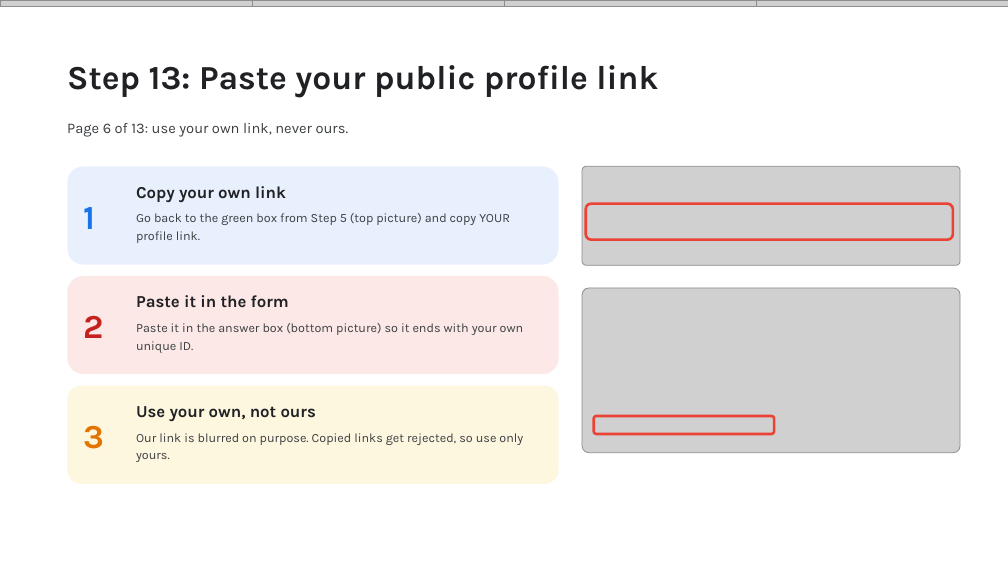
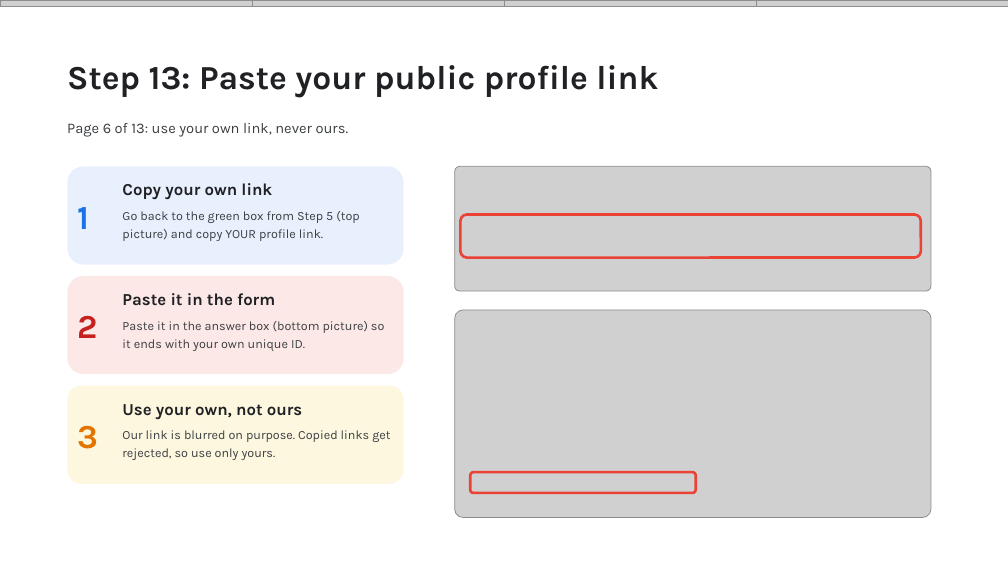
Before and after one commit to Viverun/Realism_Grade, a slide deck: slide 15 of Skill_Boost_Registration_Guide.pptx. Drawn at 1008x567 pixels with LibreOffice and Linux fonts; fonts in the diff are those of the drawing; grey boxes stand for pictures. Boxes give left, top, right and bottom in pixels: in the first picture for what was removed or moved away, otherwise in the second. Text is boxed around its words. In the diff, an @@ line names an element or a change of style, - is before the commit and + after.

```diff
--- a/Skill_Boost_Registration_Guide.pptx
+++ b/Skill_Boost_Registration_Guide.pptx
@@ rounded rectangle: place and size @@
-rounded rectangle at (67, 166, 559, 265)
+rounded rectangle at (67, 166, 404, 265)
@@ text "Copy your own link": place and size @@
-text "Copy your own link" at (136, 186, 286, 202)
+text "Copy your own link" at (122, 183, 272, 199)
@@ picture: place and size @@
-picture at (582, 166, 960, 265)
+picture at (454, 166, 931, 291)
@@ text "Go back to the green ..." rewrapped from (136, 213, 510, 243) to (122, 211, 359, 241) @@
@@ rounded rectangle: place and size @@
-rounded rectangle at (586, 203, 954, 240)
+rounded rectangle at (461, 215, 921, 258)
@@ rounded rectangle: place and size @@
-rounded rectangle at (67, 276, 559, 374)
+rounded rectangle at (67, 276, 404, 374)
@@ text "Paste it in the form": place and size @@
-text "Paste it in the form" at (136, 295, 289, 308)
+text "Paste it in the form" at (122, 293, 275, 306)
@@ text "Paste it in the answer ..." rewrapped from (136, 323, 524, 353) to (122, 321, 384, 351) @@
@@ picture: place and size @@
-picture at (582, 288, 960, 453)
+picture at (454, 310, 931, 517)
@@ rounded rectangle: place and size @@
-rounded rectangle at (67, 386, 559, 484)
+rounded rectangle at (67, 386, 404, 484)
@@ 3 texts: place and size @@
-3 texts at (83, 207, 104, 449)
+3 texts at (77, 207, 98, 449)
@@ text "Use your own, not ours": place and size @@
-text "Use your own, not ours" at (136, 406, 316, 422)
+text "Use your own, not ours" at (122, 404, 302, 419)
@@ text "Our link is blurred on ..." rewrapped from (136, 433, 523, 462) to (122, 430, 390, 460) @@
@@ rounded rectangle: place and size @@
-rounded rectangle at (594, 416, 774, 434)
+rounded rectangle at (470, 473, 696, 493)
```
Also in this commit, not shown: 19 other slides changed.
